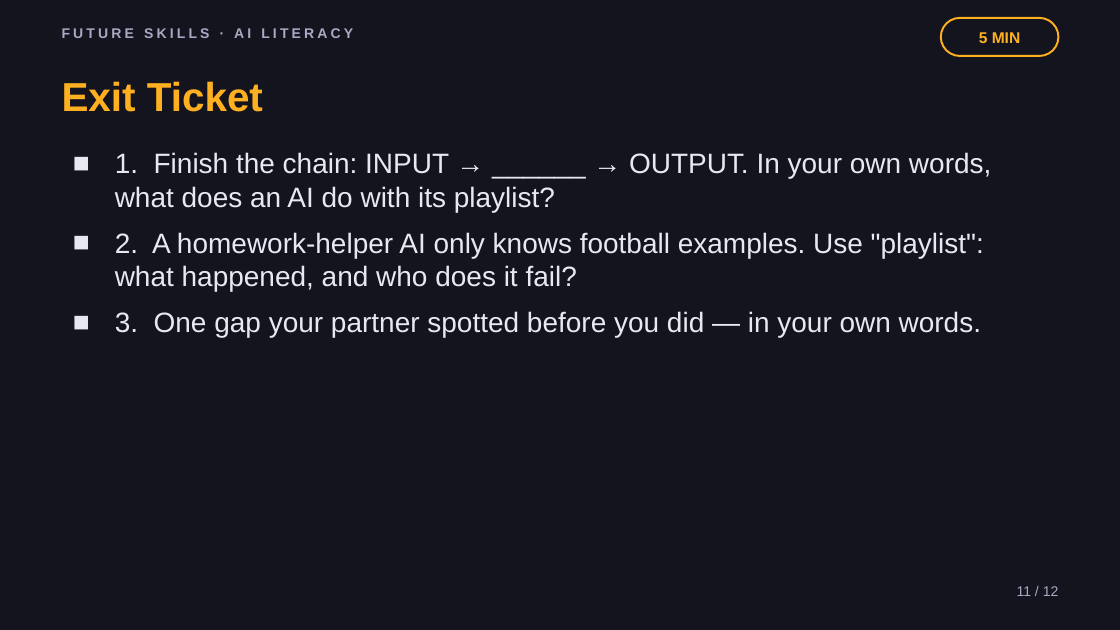
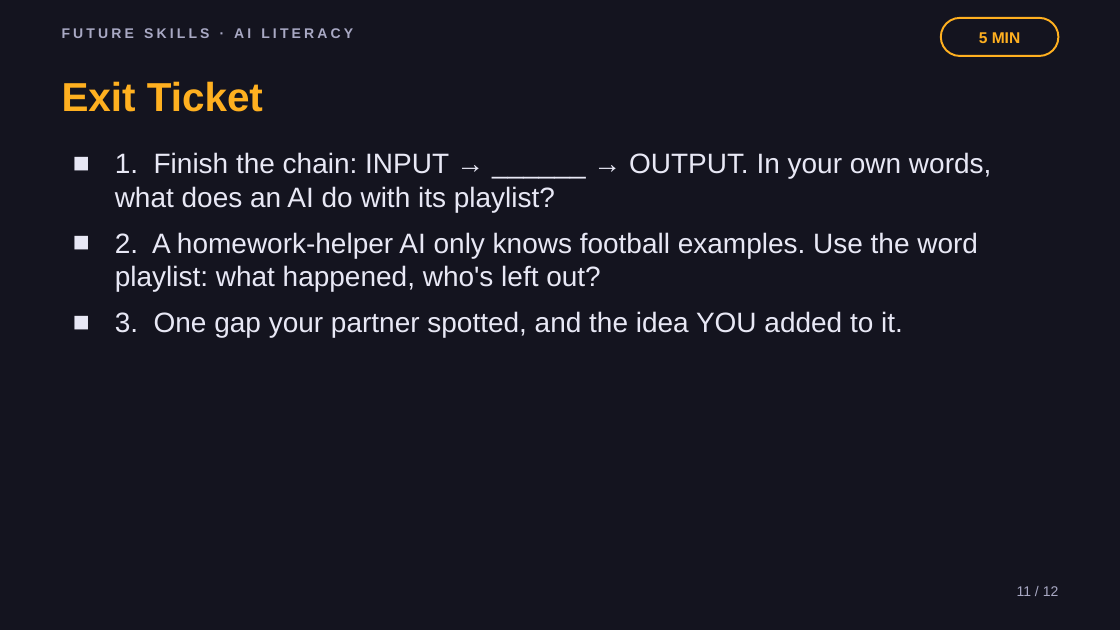
Before and after one commit to phiunit/tptphi, a slide deck: slide 11 of products/ai-training-data-crate/dist/What's in the Playlist - Slides.pptx. Drawn at 1120x630 pixels with LibreOffice and Linux fonts; fonts in the diff are those of the drawing. Boxes give left, top, right and bottom in pixels: in the first picture for what was removed or moved away, otherwise in the second. Text is boxed around its words. In the diff, an @@ line names an element or a change of style, - is before the commit and + after.

```diff
--- a/products/ai-training-data-crate/dist/What's in the Playlist - Slides.pptx
+++ b/products/ai-training-data-crate/dist/What's in the Playlist - Slides.pptx
@@ text at [115,232,978,337]: text changed @@
-■ 2. A homework-helper AI only knows football examples. Use "playlist": what happened, and who does it fail?
-■ 3. One gap your partner spotted before you did — in your own words.
+■ 2. A homework-helper AI only knows football examples. Use the word playlist: what happened, who's left out?
+■ 3. One gap your partner spotted, and the idea YOU added to it.
```
Also in this commit, not shown: 4 other slides changed, 24 other files.
